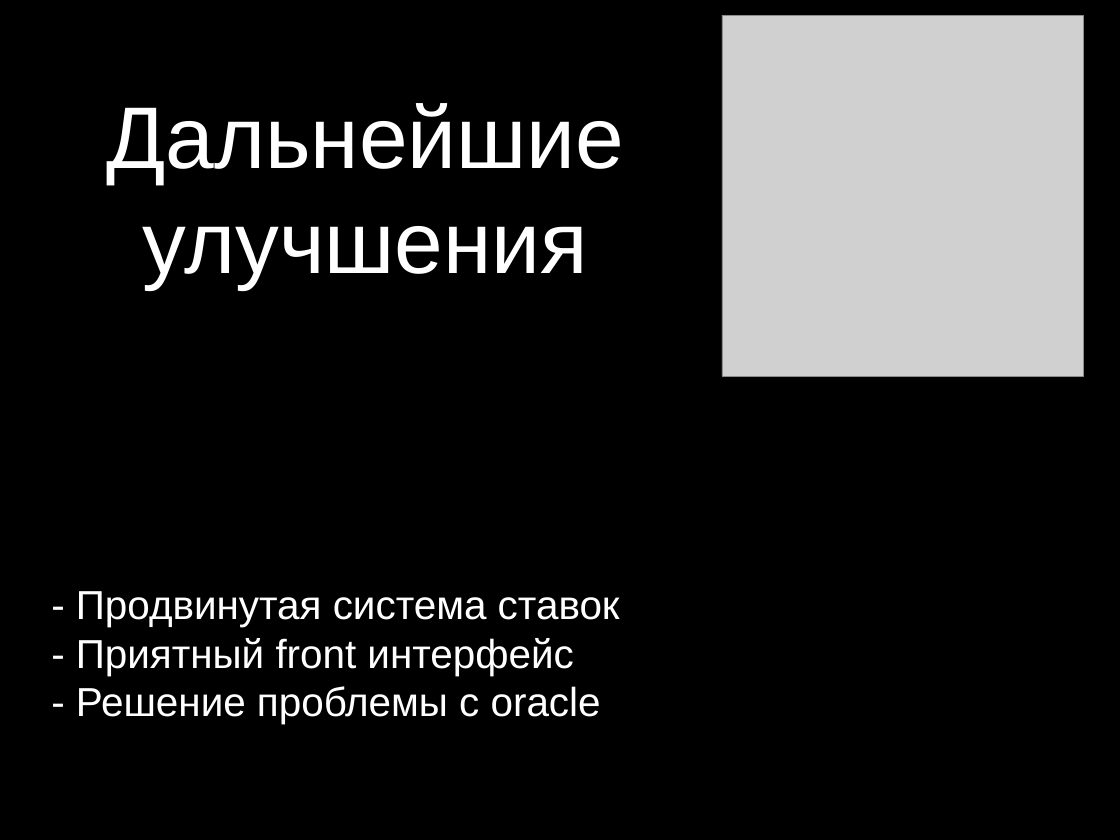
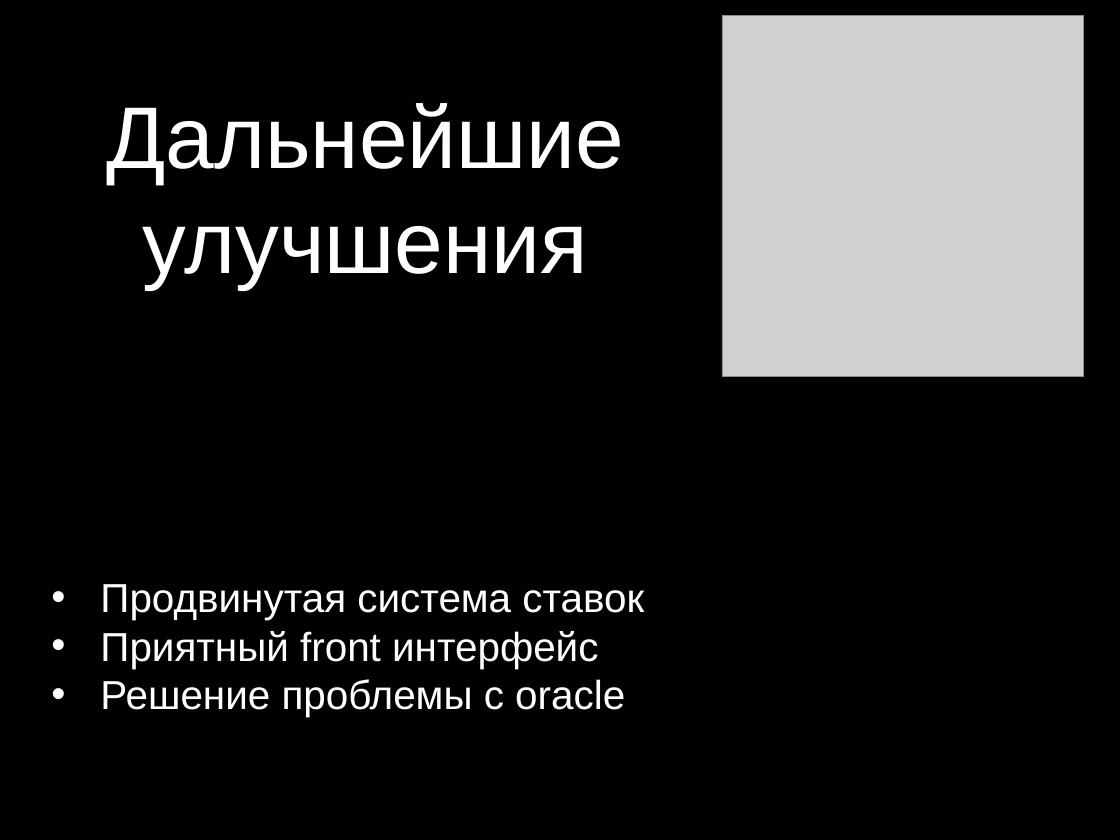
Before and after one commit to padap/hse_smart_contracts, a slide deck: slide 9 of presentation.pptx (slide 8 before the commit). Drawn at 1120x840 pixels with LibreOffice and Linux fonts; fonts in the diff are those of the drawing; grey boxes stand for pictures. Boxes give left, top, right and bottom in pixels: in the first picture for what was removed or moved away, otherwise in the second. Text is boxed around its words. In the diff, an @@ line names an element or a change of style, - is before the commit and + after.

```diff
--- a/presentation.pptx
+++ b/presentation.pptx
@@ subtitle at (100,584,644,717): text changed @@
-- Продвинутая система ставок
-- Приятный front интерфейс
-- Решение проблемы с oracle
+• Продвинутая система ставок
+• Приятный front интерфейс
+• Решение проблемы с oracle
```
Also in this commit, not shown: 5 other slides changed, 1 slide added, 1 slide removed, 2 other files.
